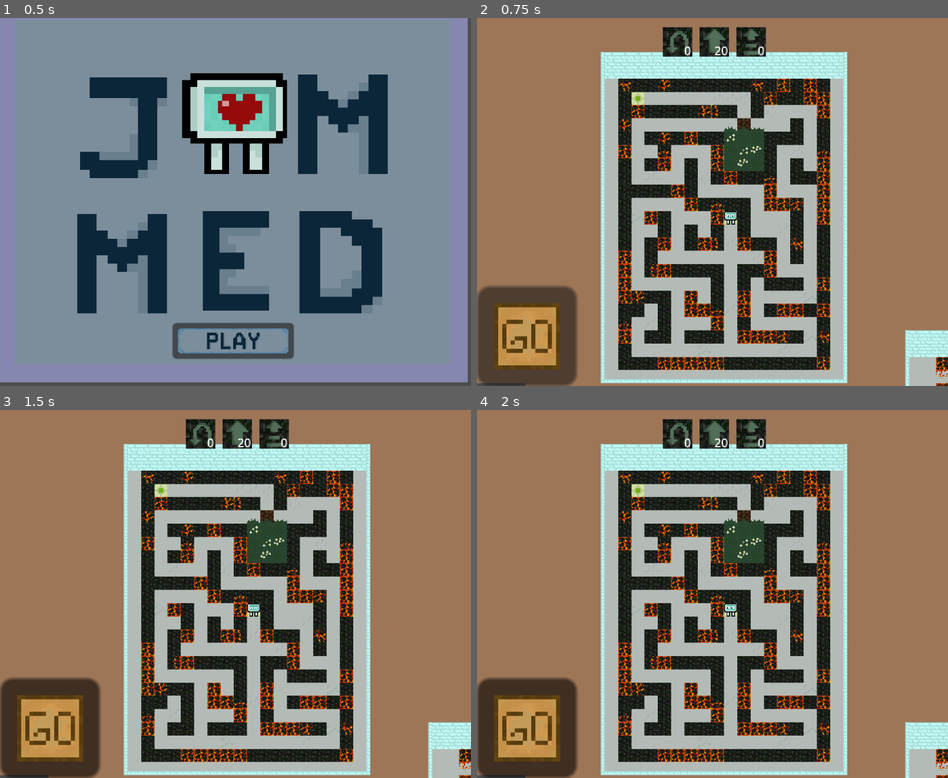
Above: before the commit, frames 1-4 (two rows, left to right).
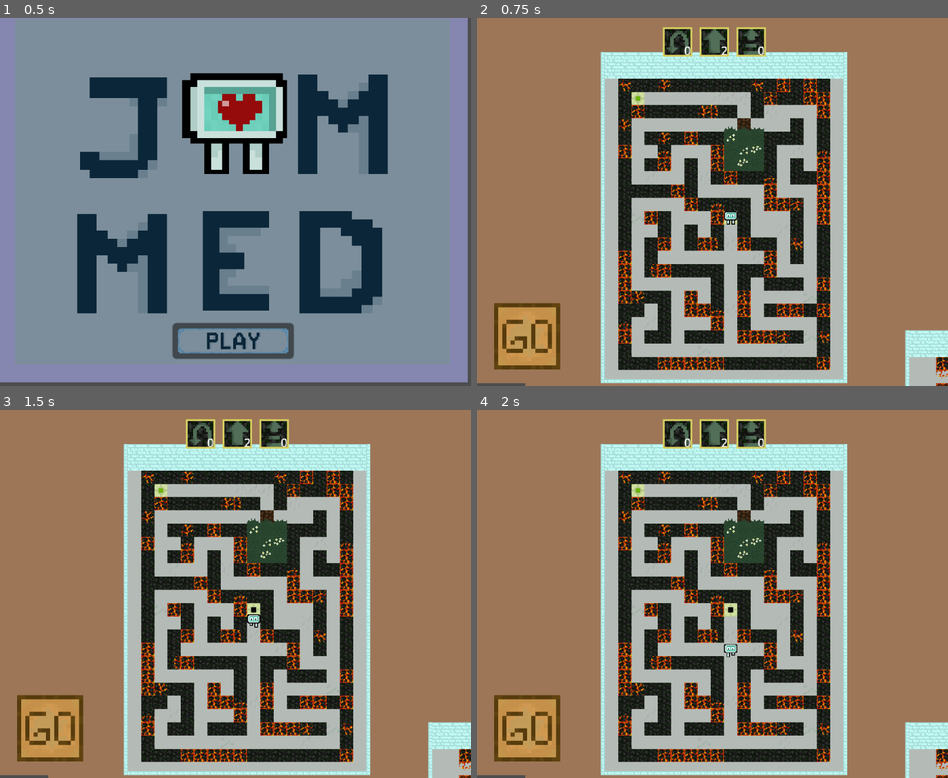
Above: after the commit, the same moments.

Repository: ZaRdEr15/taltech-gamecamp2024-jam-makers
Game: Godot game, scene res://menu/menu.tscn
Two runs of this game, one before a commit and one after it. Both use one fixed random seed, a clock stepped at 60 frames per second and the inputs below. Sound files missing from this copy of the repository are replaced by a short silence.
Inputs (mouse positions are in pixels of both pictures, inside the frame that each line leads up to):
- Up to frame 1 (0.5 s): no input
- Up to frame 2 (0.75 s): click (712, 341) at 0.5 s
- Up to frame 3 (1.5 s): click (51, 726) at 1.25 s
- Up to frame 4 (2 s): no input

Frame 1 is identical in both runs. In frame 2, 3.7% of the frame differs, in the area x 0-62%, y 2-100%; in frame 3, 3.9%; in frame 4, 3.9%.

Commit message:
Can remove plate and +1 to inv
minor:
changed robot animation and timer gap

Diff:
--- a/button_ui/go_button.tscn
+++ b/button_ui/go_button.tscn
@@ -23,5 +23,6 @@
 focus_mode = 0
 toggle_mode = true
 icon = ExtResource("1_asfcf")
+flat = true
 icon_alignment = 1
 script = SubResource("GDScript_r5s7r")
--- a/grid_map/main.gd
+++ b/grid_map/main.gd
@@ -1,7 +1,7 @@
 extends Node2D
 
 var mouse_input = 'none'
-@export var items = [["Back", 0], ["Arrow", 20], ["Jump", 0]]
+@export var items = [["Back", 0], ["Arrow", 2], ["Jump", 0]]
 @onready var inv_ui = $CanvasLayer/Inv_UI
 var dict = PlateDict
 @export var item_name: String
@@ -28,10 +28,10 @@
 			select()
 
 func select():
-	if selected_item and can_place and inv_ui.not_empty(item_name):
+	if selected_item and can_place:
 		item_to_place = selected_item.duplicate()
 		var mouse_pos = $FrameTileMapLayer.local_to_map(get_local_mouse_position())
-		if layers[0].get_cell_tile_data(mouse_pos) and !tiles.get(mouse_pos):
+		if layers[0].get_cell_tile_data(mouse_pos) and !tiles.get(mouse_pos) and inv_ui.not_empty(item_name):
 			print(item_to_place)
 			tiles[mouse_pos] = item_to_place
 			var pos = $FrameTileMapLayer.map_to_local(mouse_pos)
@@ -41,6 +41,7 @@
 			add_child(item_to_place)
 		elif tiles.get(mouse_pos):
 			tiles.erase(mouse_pos)
+			inv_ui.put_one(item_name)
 
 
 # Called every frame. 'delta' is the elapsed time since the previous frame.
@@ -54,6 +55,3 @@
 
 func _on_frame_tile_map_layer_can_place(placable: bool) -> void:
 	can_place = placable
-
-func _on_plate_clicked():
-	print("remove!")
--- a/inv_ui/inv_ui.gd
+++ b/inv_ui/inv_ui.gd
@@ -19,6 +19,10 @@
 	inv.take_one(item)
 	update_slots()
 
+func put_one(item: String):
+	inv.put_one(item)
+	update_slots()
+
 func not_empty(name: String):
 	return inv.not_empty(name)
 
--- a/inv_ui/inventory/inventory.gd
+++ b/inv_ui/inventory/inventory.gd
@@ -13,6 +13,14 @@
 	var items_slots = slots.filter(func(slot): return slot.item == inv_item)
 	if !items_slots.is_empty() and items_slots[0].amount != 0:
 		items_slots[0].amount -= 1
+
+func put_one(item: String):
+	var inv_item = ResourceLoader.load(PlateDict.inv_items.get(item)) as InvPlate
+	var items_slots = slots.filter(func(slot): return slot.item == inv_item)
+	print("+1")
+	print(items_slots[0])
+	if !items_slots.is_empty():
+		items_slots[0].amount += 1
 
 func not_empty(item_name: String) -> bool:
 	for slot in slots:
--- a/inv_ui/slot/inv_ui_slot.tscn
+++ b/inv_ui/slot/inv_ui_slot.tscn
@@ -45,7 +45,6 @@
 horizontal_alignment = 2
 
 [node name="Sprite2D" type="Sprite2D" parent="."]
-visible = false
 texture = ExtResource("3_i83hd")
 centered = false
 
--- a/plate/arrow_plate.gd
+++ b/plate/arrow_plate.gd
@@ -10,8 +10,6 @@
 
 func _ready():
 	#new_sprite_texture = load("res://assets/plate.png")
-	super()
-
 	if sprite != null:
 		sprite.texture = new_sprite_texture
 		child_sprite.texture = new_sprite_texture
--- a/plate/arrow_plate.tscn
+++ b/plate/arrow_plate.tscn
@@ -10,7 +10,6 @@
 [node name="ArrowPlate" type="Area2D"]
 z_index = 1
 script = ExtResource("1_6jr5p")
-plate_type = 1
 
 [node name="Sprite2D" type="Sprite2D" parent="."]
 z_index = -1
--- a/plate/base_plate.gd
+++ b/plate/base_plate.gd
@@ -1,23 +1,16 @@
 extends Area2D
 class_name BasePlate
 
-enum PlateType {NONE, ARROW}
 
-@export var plate_type := PlateType.NONE
+@export var plate_type := 'Blank'
 var can_rotate := false
 
 # Use onready to load the Sprite2D and CollisionShape2D after they are initialized
 @onready var sprite
 @onready var collision_shape
 
-func _ready():
-	if sprite == null:
-		print("Sprite2D node is not found!")
-
 func _on_mouse_entered() -> void:
-	print("Entered!")
 	can_rotate = true
 
 func _on_mouse_exited() -> void:
-	print("Exited!")
 	can_rotate = false
--- a/plate/plate.gd
+++ /dev/null
@@ -1 +0,0 @@
-class_name Plate extends Node
--- a/plate/plate.tscn
+++ /dev/null
@@ -1,24 +0,0 @@
-[gd_scene load_steps=4 format=3 uid="uid://dbodmgqydrv2h"]
-
-[ext_resource type="Script" path="res://plate/plate.gd" id="1_6jr5p"]
-[ext_resource type="Texture2D" uid="uid://3qrluqfdliki" path="res://assets/plate.png" id="2_lrhg0"]
-
-[sub_resource type="RectangleShape2D" id="RectangleShape2D_rnt5r"]
-size = Vector2(14, 14)
-
-[node name="Plate" type="Area2D"]
-script = ExtResource("1_6jr5p")
-
-[node name="Sprite2D" type="Sprite2D" parent="."]
-rotation = 1.5708
-texture = ExtResource("2_lrhg0")
-
-[node name="CollisionShape2D" type="CollisionShape2D" parent="."]
-shape = SubResource("RectangleShape2D_rnt5r")
-
-[node name="RayCast2D" type="RayCast2D" parent="."]
-target_position = Vector2(8, 0)
-
-[connection signal="area_entered" from="." to="." method="_on_area_entered"]
-[connection signal="mouse_entered" from="." to="." method="_on_mouse_entered"]
-[connection signal="mouse_exited" from="." to="." method="_on_mouse_exited"]
--- a/robot/robot.gd
+++ b/robot/robot.gd
@@ -9,7 +9,7 @@
 
 
 const TILE_SIZE: int = 16
-const TIMER_WAIT: int = 1
+const TIMER_WAIT: int = 0.01
 
 
 var starting_direction := Vector2.DOWN
--- a/robot/robot.tscn
+++ b/robot/robot.tscn
@@ -1,10 +1,9 @@
-[gd_scene load_steps=23 format=3 uid="uid://dnxt4oyogmrlp"]
+[gd_scene load_steps=22 format=3 uid="uid://dnxt4oyogmrlp"]
 
 [ext_resource type="Script" path="res://robot/robot.gd" id="1_naail"]
 [ext_resource type="Texture2D" uid="uid://cr8decbk5dego" path="res://assets/MAIN_robot_ death_1-3.png" id="2_eilhi"]
 [ext_resource type="Texture2D" uid="uid://5noucuf8d126" path="res://assets/MAIN_robot.png" id="2_lcq3x"]
 [ext_resource type="AudioStream" uid="uid://h0ntg07vayu4" path="res://sound/walking.wav" id="3_brtds"]
-[ext_resource type="Texture2D" uid="uid://b5sb6s71tfjg6" path="res://assets/MAIN_robot_ look_down.png" id="3_gqkbr"]
 [ext_resource type="Texture2D" uid="uid://cjx5g66uunnv5" path="res://assets/MAIN_robot_ walk_1-2.png" id="3_mlh1j"]
 [ext_resource type="Texture2D" uid="uid://drwih523pkte6" path="res://assets/MAIN_robot_ death_2-3.png" id="3_xyj0b"]
 [ext_resource type="AudioStream" uid="uid://cdymfuaybssrd" path="res://sound/death.wav" id="4_2xd50"]
@@ -40,9 +39,6 @@
 "frames": [{
 "duration": 1.0,
 "texture": ExtResource("2_lcq3x")
-}, {
-"duration": 1.0,
-"texture": ExtResource("3_gqkbr")
 }, {
 "duration": 1.0,
 "texture": ExtResource("4_yxj1j")
@@ -111,7 +107,7 @@
 
 [node name="Animation" type="AnimatedSprite2D" parent="."]
 sprite_frames = SubResource("SpriteFrames_600ue")
-animation = &"death"
+animation = &"idle"
 
 [node name="CollisionShape2D" type="CollisionShape2D" parent="."]
 shape = SubResource("RectangleShape2D_yelq7")
@@ -120,6 +116,7 @@
 target_position = Vector2(0, 16)
 
 [node name="Timer" type="Timer" parent="."]
+wait_time = 0.004
 one_shot = true
 
 [node name="WalkingSound" type="AudioStreamPlayer" parent="."]
Not shown, changed: .DS_Store
Not shown, changed: assets/.DS_Store
